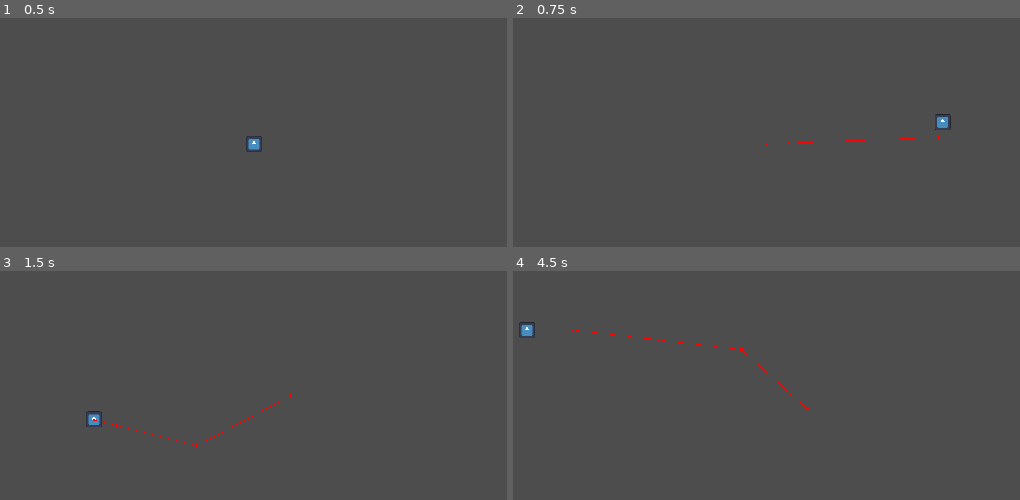
Above: before the commit, frames 1-4 (two rows, left to right).
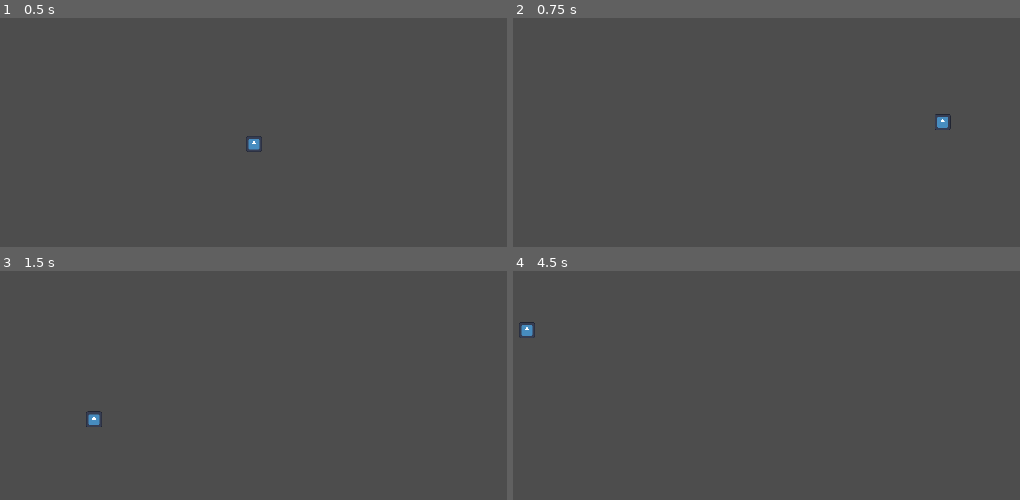
Above: after the commit, the same moments.

Repository: c-bracken/CT413-FYP
Game: Godot game, scene res://test.tscn
The game is run twice, just before and just after one commit, with the same random seed, the same clock (stepped at 60 frames per second) and the same inputs. The project has no main scene, so this scene is started directly. The engine's default icon, where the game draws it, is replaced by a stand-in: a white triangle on a blue panel in a dark square.
Inputs (mouse positions are in pixels of both pictures, inside the frame that each line leads up to):
- Up to frame 1 (0.5 s): no input
- Up to frame 2 (0.75 s): tap Enter at 0.5 s; move the mouse to (943, 121) at 0.52 s; click (943, 121) at 0.6 s
- Up to frame 3 (1.5 s): tap Space at 1.25 s; move the mouse to (96, 419) at 1.27 s; click (96, 419) at 1.35 s
- Up to frame 4 (4.5 s): tap Enter at 2, 3.5 s; move the mouse to (847, 298) at 2.02 s; click (847, 298) at 2.1 s; tap Space at 2.75, 4.25 s; move the mouse to (725, 486) at 2.77 s; click (725, 486) at 2.85 s; move the mouse to (1004, 463) at 3.52 s; click (1004, 463) at 3.6 s; move the mouse to (528, 330) at 4.27 s; click (528, 330) at 4.35 s

Frame 1 is identical in both runs. In frame 2, 0.1% of the frame differs, in the area x 49-85%, y 51-56%; in frame 3, 0.1%; in frame 4, 0.2%, in the area x 11-59%, y 25-61%.

Commit message:
Experimentation with NagivationAgent2D nodes

Diff:
--- a/agent.gd
+++ b/agent.gd
@@ -3,19 +3,29 @@
 @export var SPEED: float
 
 @onready var NAV = $NavigationAgent2D
+@onready var onLink = false
 
 var next
 
 func _ready():
+	pass
+
+func setup():
 	NAV.velocity_computed.connect(Callable(velocity_computed))
-
-func navigate_to(destination):
-	print("This agent is on map %s" % NavigationServer2D.agent_get_map(NAV.get_rid()).get_id())
-	print("Agent %s navigating to %s through map %s" % [NAV.get_rid(), destination, NAV.get_navigation_map()])
+	NAV.link_reached.connect(Callable(link_entered))
 	if NAV.get_navigation_map() != NavigationServer2D.agent_get_map(NAV.get_rid()):
 		NAV.set_navigation_map(NavigationServer2D.agent_get_map(NAV.get_rid()))
 		print("Corrected to map %s" % NAV.get_navigation_map().get_id())
-	NAV.set_target_position(destination)
+
+func navigate_to(destination):
+	print("Agent %s navigating to %s through map %s" % [NAV.get_rid(), destination, NAV.get_navigation_map()])
+
+	# Only redo path if not on a link
+	if NAV.is_navigation_finished() or NAV.get_current_navigation_path().size() == 0:
+		if onLink:
+			await NAV.waypoint_reached
+			onLink = false
+		NAV.set_target_position(destination)
 
 func _physics_process(delta):
 	if NAV.is_navigation_finished(): return
@@ -28,3 +38,6 @@
 func velocity_computed(safe_velocity):
 	velocity = safe_velocity
 	move_and_slide()
+
+func link_entered(_details):
+	onLink = true
--- a/test.gd
+++ b/test.gd
@@ -17,7 +17,6 @@
 	NavigationServer2D.map_set_link_connection_radius(map, 4)
 	NavigationServer2D.map_set_active(map, true)
 	print("Map RID: %s" % map.get_id())
-	await get_tree().physics_frame
 	NavigationServer2D.region_set_map($Nav/Regions/NavigationRegion2D, map)
 	NavigationServer2D.region_set_map($Nav/Regions/NavigationRegion2D2, map)
 	NavigationServer2D.link_set_map($Nav/Links/NavigationLink2D, map)
--- a/test.tscn
+++ b/test.tscn
@@ -45,7 +45,7 @@
 
 [node name="NavigationObstacle2D" type="NavigationObstacle2D" parent="Nav/Obstacles" groups=["pathfinding_geometry"]]
 position = Vector2(269, -224)
-vertices = PackedVector2Array(28, -31, 33, 64, -60, 58, -49, -32)
+vertices = PackedVector2Array(-49, -32, -60, 58, 33, 64, 28, -31)
 
 [node name="Links" type="Node" parent="Nav"]
 
@@ -62,6 +62,8 @@
 SPEED = 40.0
 
 [node name="NavigationAgent2D" type="NavigationAgent2D" parent="Nav/Agents/Agent"]
+path_desired_distance = 1.0
+target_desired_distance = 1.0
 avoidance_enabled = true
 debug_enabled = true
 debug_path_custom_color = Color(0, 1, 1, 1)
